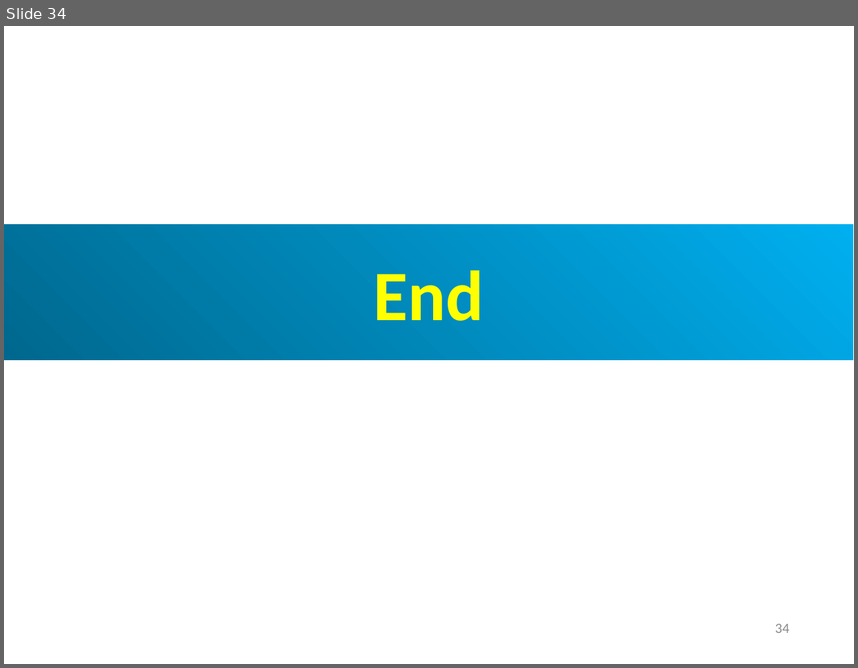
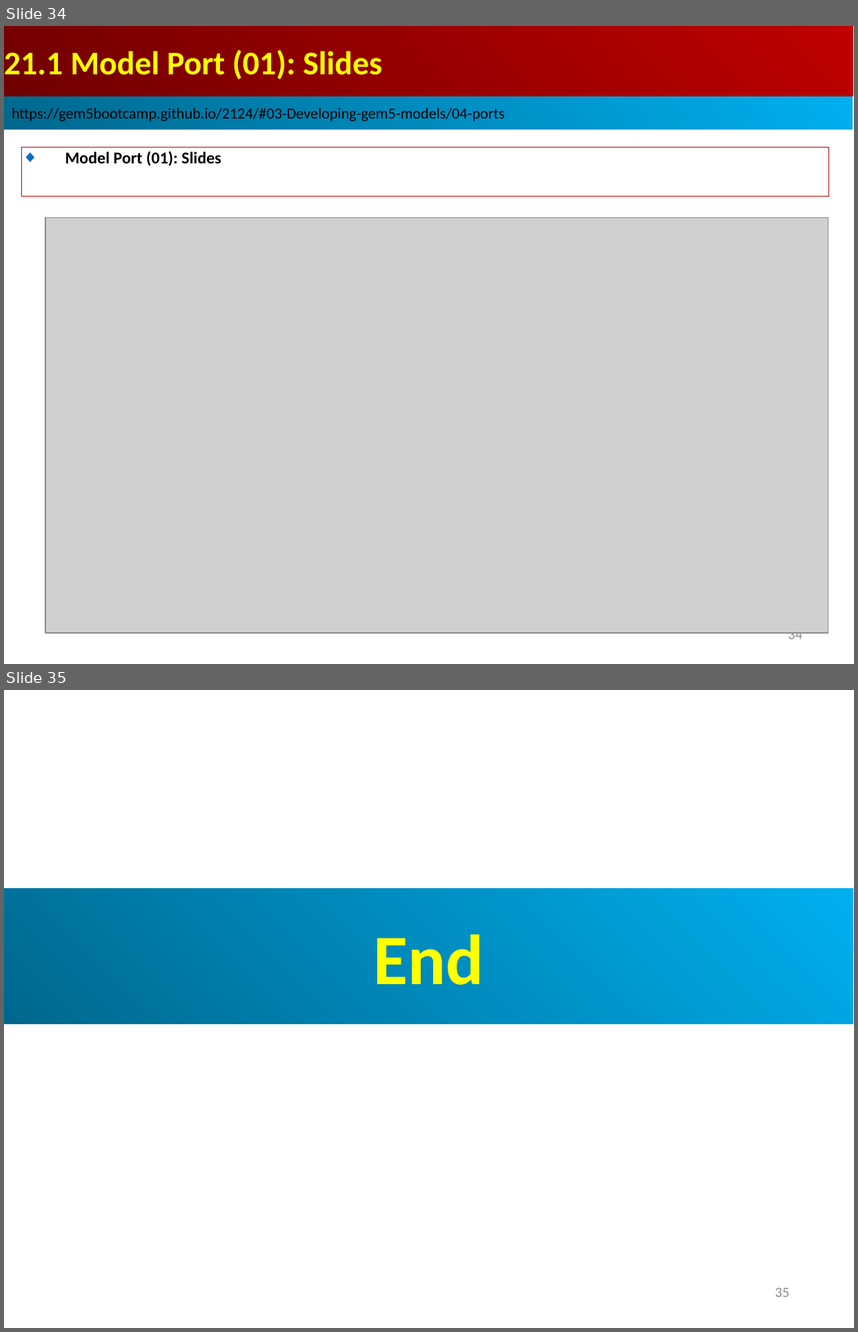
Before and after one commit to peterhchen/AIU_CS850_Gem5_McPAT, a slide deck: 050_Gem5/21.ModelPort01/002_Note/021.ModelPort01_Slide.ppt. Shown one above the other, each under a label of ours: slide 34 before the commit, slides 34 and 35 after it. The pictures are 858x668 and 858x1332 pixels, drawn with LibreOffice and Linux fonts; fonts in the diff are those of the drawing; grey boxes stand for pictures. Boxes give left, top, right and bottom in pixels: in the first picture for what was removed or moved away, otherwise in the second. Text is boxed around its words. In the diff, an @@ line names an element or a change of style, - is before the commit and + after.

```diff
--- a/050_Gem5/21.ModelPort01/002_Note/021.ModelPort01_Slide.ppt
+++ b/050_Gem5/21.ModelPort01/002_Note/021.ModelPort01_Slide.ppt
@@ slide 34 added at box(4, 26, 854, 664), background #FFFFFF @@
@@ rectangle added at box(4, 26, 853, 96), fill gradient #BF0000 to #710000, 28 pt, text #FFFF00, bold @@
+21.1 Model Port (01): Slides
@@ rectangle added at box(4, 96, 853, 129), fill gradient #00AFEF to #00688E, 13 pt, text #000000 @@
+https://gem5bootcamp.github.io/2124/#03-Developing-gem5-models/04-ports
@@ rectangle added at box(22, 147, 829, 196), outline #C00000 0.74 pt, 14 pt, text #000000, bold @@
+◆ Model Port (01): Slides
@@ picture added at box(45, 217, 829, 633) @@
@@ page number added at box(788, 632, 802, 643), 12 pt, text #8B8B8B @@
+34
@@ what was slide 34 is now slide 35 @@
@@ page number at box(775, 1288, 790, 1297): text changed @@
-34
+35
```
